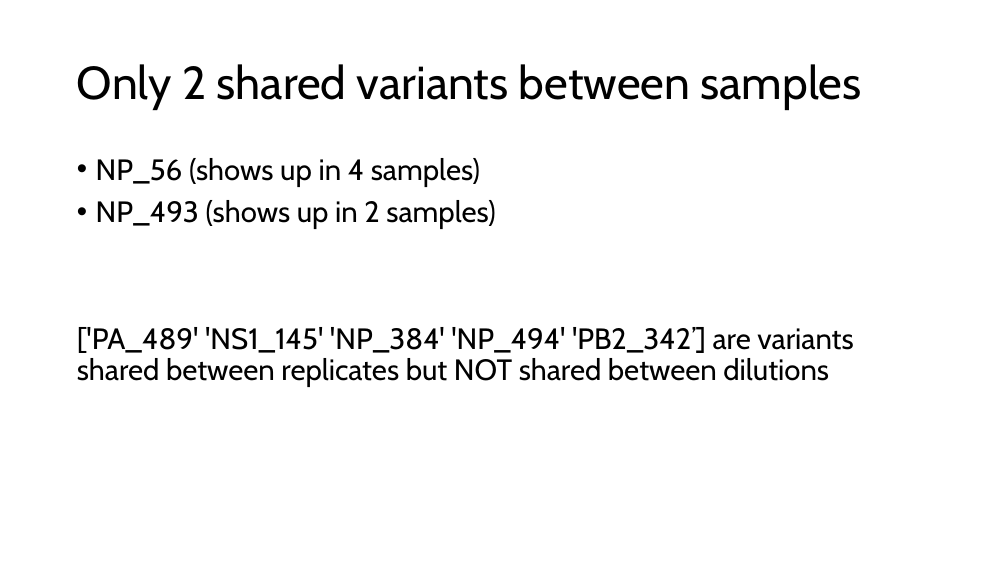
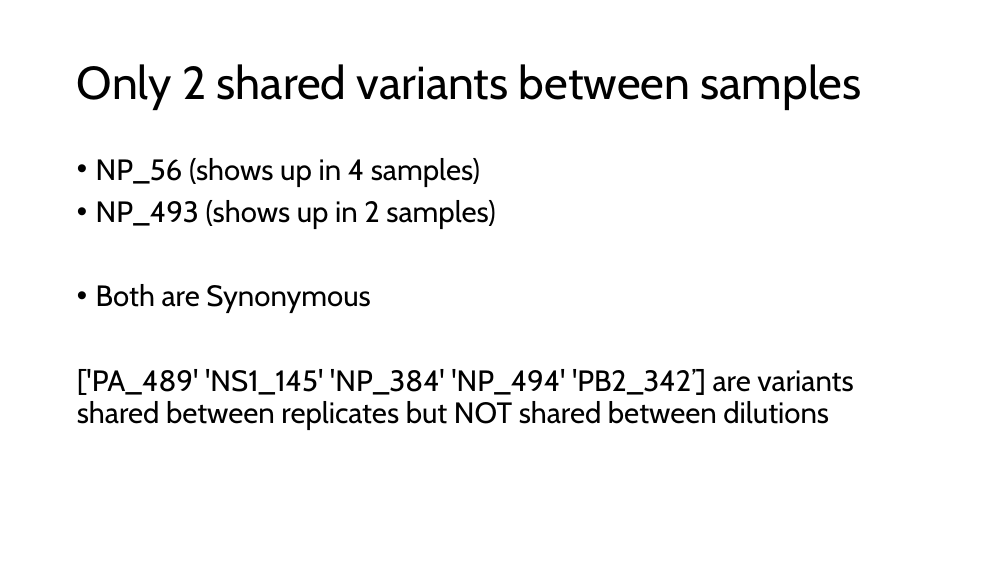
Before and after one commit to moncla-lab/canine-h3n2-within-host-evo, a slide deck: slide 13 of results/within-host-stock-synthetic-controls.pptx (slide 14 before the commit). Drawn at 1008x567 pixels with LibreOffice and Linux fonts; fonts in the diff are those of the drawing. Boxes give left, top, right and bottom in pixels: in the first picture for what was removed or moved away, otherwise in the second. Text is boxed around its words. In the diff, an @@ line names an element or a change of style, - is before the commit and + after.

Commit message:
reran pipeline to include previously omitted samples

```diff
--- a/results/within-host-stock-synthetic-controls.pptx
+++ b/results/within-host-stock-synthetic-controls.pptx
@@ text at box(96, 284, 370, 313): paragraph added @@
+• Both are Synonymous
```
Also in this commit, not shown: 10 other slides changed, 1 slide added, 2 slides removed, 14 other files.
